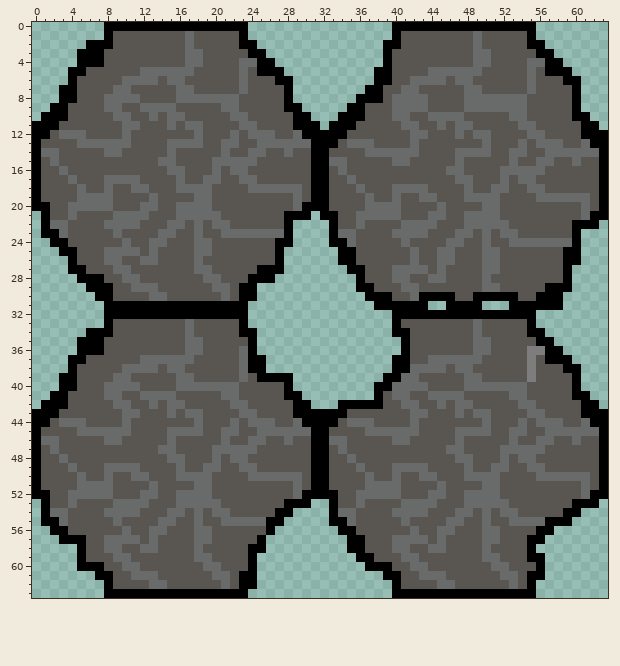
Two versions of one pixel-art sprite, Assets/Samuel/Sprites/Tilemap/tilesheets/kivet.png. That is the earlier state.
The file is 64x64 pixels.
After:
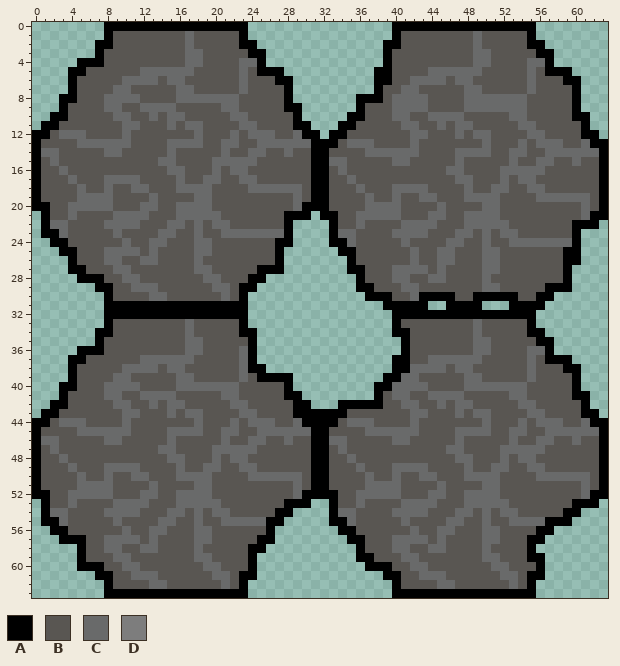
Palette (. is transparent): A #000000  B #595652  C #696a6a  D #7d7d7d
The edit:
{"y":2,"x":6,"old":"A","new":"."}
{"y":3,"x":5,"old":"AA","new":".."}
{"y":4,"x":26,"old":"A","new":"."}
{"y":4,"x":58,"old":"A","new":"."}
{"y":7,"x":3,"old":"A","new":"."}
{"y":7,"x":37,"old":"A","new":"."}
{"y":9,"x":2,"old":"A","new":"."}
{"y":9,"x":35,"old":"A","new":"."}
{"y":10,"x":1,"old":"A","new":"."}
{"y":10,"x":30,"old":"A","new":"."}
{"y":10,"x":34,"old":"A","new":"."}
{"y":11,"x":0,"old":"A","new":"."}
{"y":11,"x":31,"old":"A","new":"."}
{"y":11,"x":33,"old":"A","new":"."}
{"y":11,"x":62,"old":"A","new":"."}
{"y":12,"x":32,"old":"A","new":"."}
{"y":12,"x":63,"old":"A","new":"."}
{"y":26,"x":34,"old":"A","new":"."}
{"y":28,"x":26,"old":"A","new":"."}
{"y":29,"x":6,"old":"A","new":"."}
{"y":30,"x":7,"old":"A","new":"."}
{"y":30,"x":24,"old":"A","new":"."}
{"y":30,"x":58,"old":"A","new":"."}
{"y":31,"x":38,"old":"A","new":"."}
{"y":31,"x":57,"old":"AA","new":".."}
{"y":34,"x":6,"old":"A","new":"."}
{"y":35,"x":5,"old":"AA","new":".."}
{"y":36,"x":55,"old":"DD","new":"CC"}
{"y":36,"x":58,"old":"A","new":"."}
{"y":37,"x":25,"old":"A","new":"."}
{"y":37,"x":55,"old":"D","new":"C"}
{"y":38,"x":55,"old":"D","new":"C"}
{"y":39,"x":3,"old":"A","new":"."}
{"y":39,"x":55,"old":"D","new":"C"}
{"y":41,"x":2,"old":"A","new":"."}
{"y":42,"x":1,"old":"A","new":"."}
{"y":42,"x":62,"old":"A","new":"."}
{"y":43,"x":0,"old":"A","new":"."}
{"y":43,"x":63,"old":"A","new":"."}
{"y":57,"x":26,"old":".","new":"A"}
{"y":58,"x":35,"old":"A","new":"."}
{"y":62,"x":24,"old":"A","new":"."}
